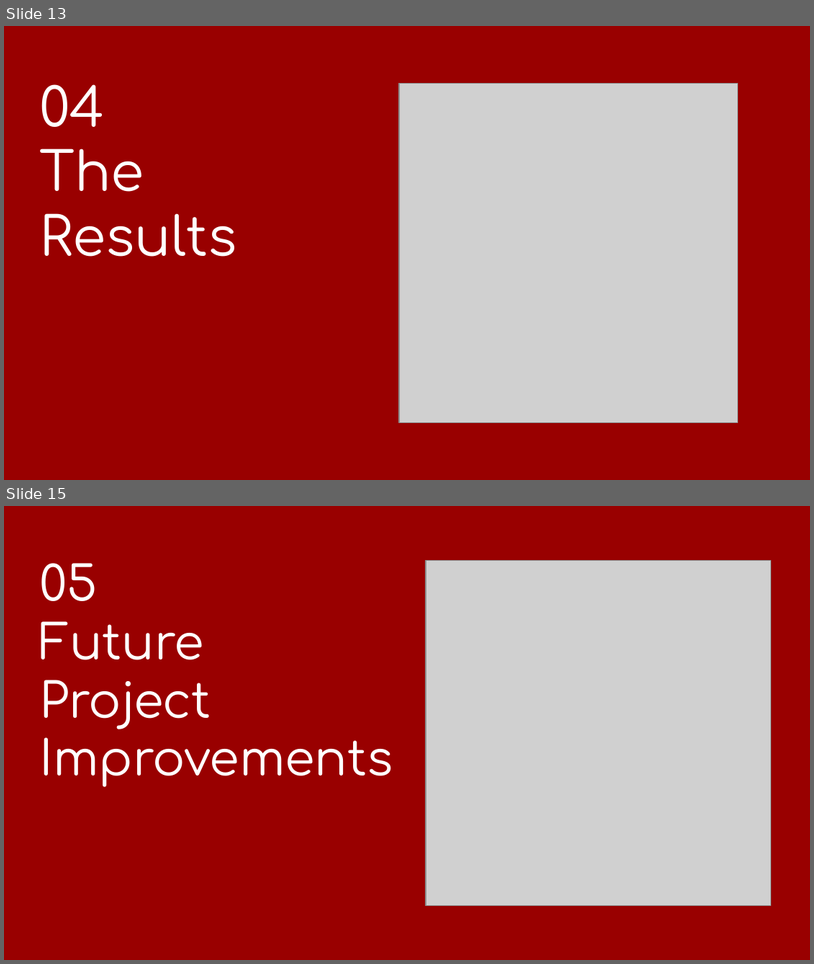
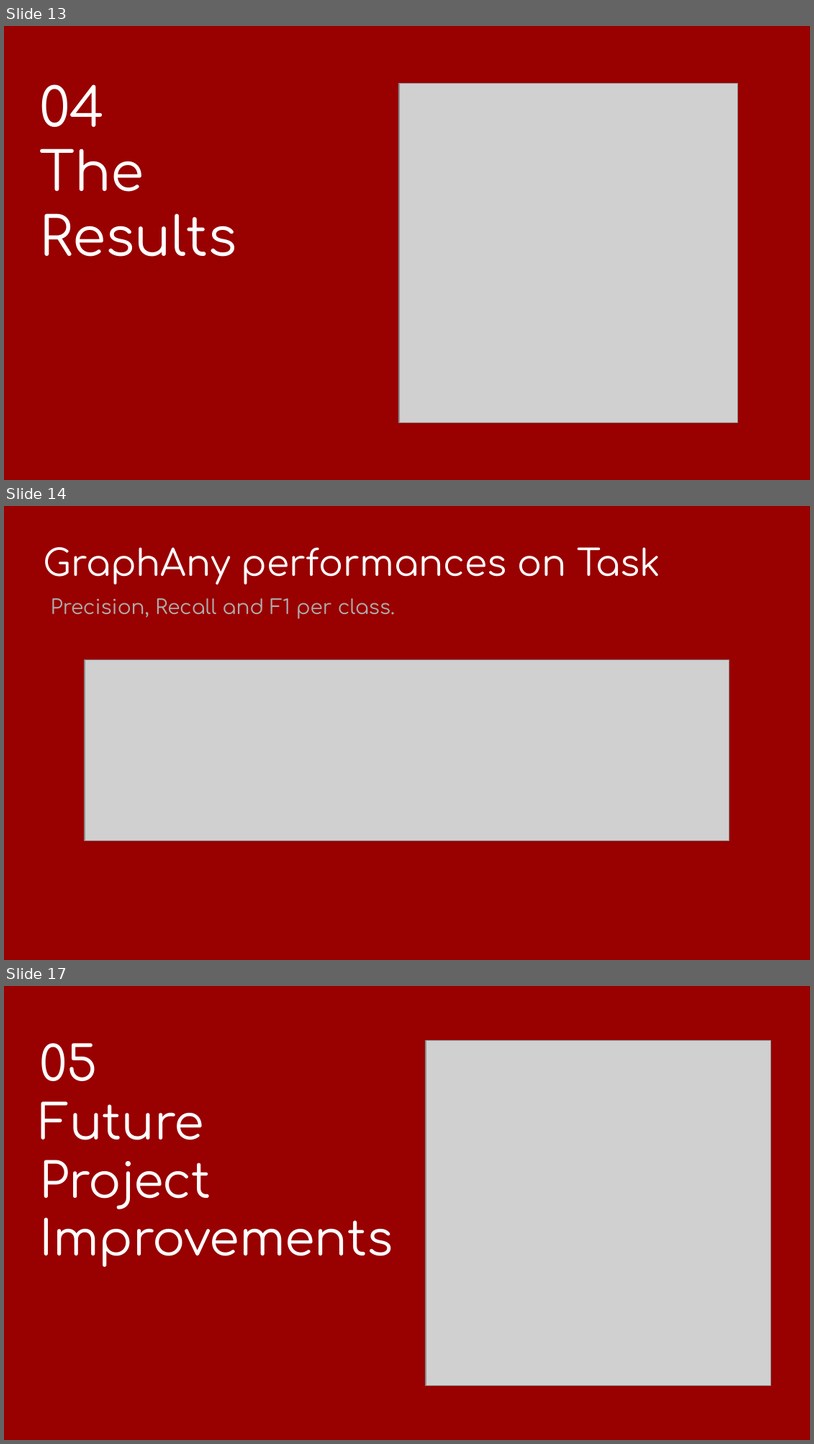
Before and after one commit to RiccardoRomeo01/BDATM_Project, a slide deck: Presentation/Exam_presentation.pptx. Shown one above the other, each under a label of ours: slides 13 and 15 before the commit, slides 13, 14 and 17 after it; the slides between them are not shown. The pictures are 814x964 and 814x1444 pixels, drawn with LibreOffice and Linux fonts; fonts in the diff are those of the drawing; grey boxes stand for pictures. Boxes give left, top, right and bottom in pixels: in the first picture for what was removed or moved away, otherwise in the second. Text is boxed around its words. In the diff, an @@ line names an element or a change of style, - is before the commit and + after.

```diff
--- a/Presentation/Exam_presentation.pptx
+++ b/Presentation/Exam_presentation.pptx
@@ slide 14 added at box(4, 506, 810, 960), background #990000 @@
@@ title added at box(44, 547, 661, 584), 32.4 pt, text #FFFFFF @@
+GraphAny performances on Task
@@ text added at box(51, 598, 395, 619), 18 pt, text #ADADAD @@
+Precision, Recall and F1 per class.
@@ picture added at box(85, 660, 730, 841) @@
@@ what was slide 15 is now slide 17 @@
```
Also in this commit, not shown: 1 slide changed, 1 other slide added, 1 other file.
